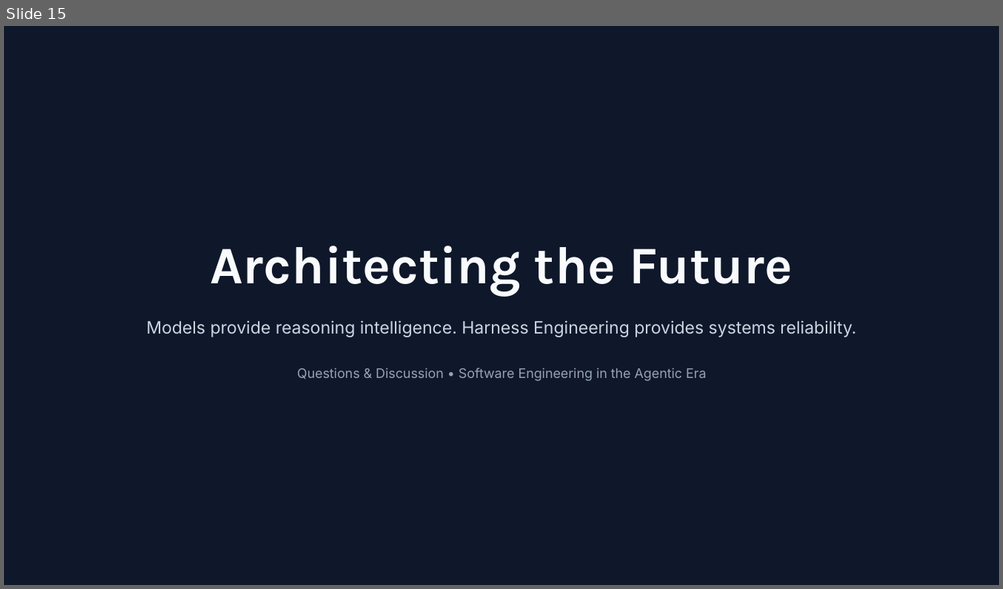
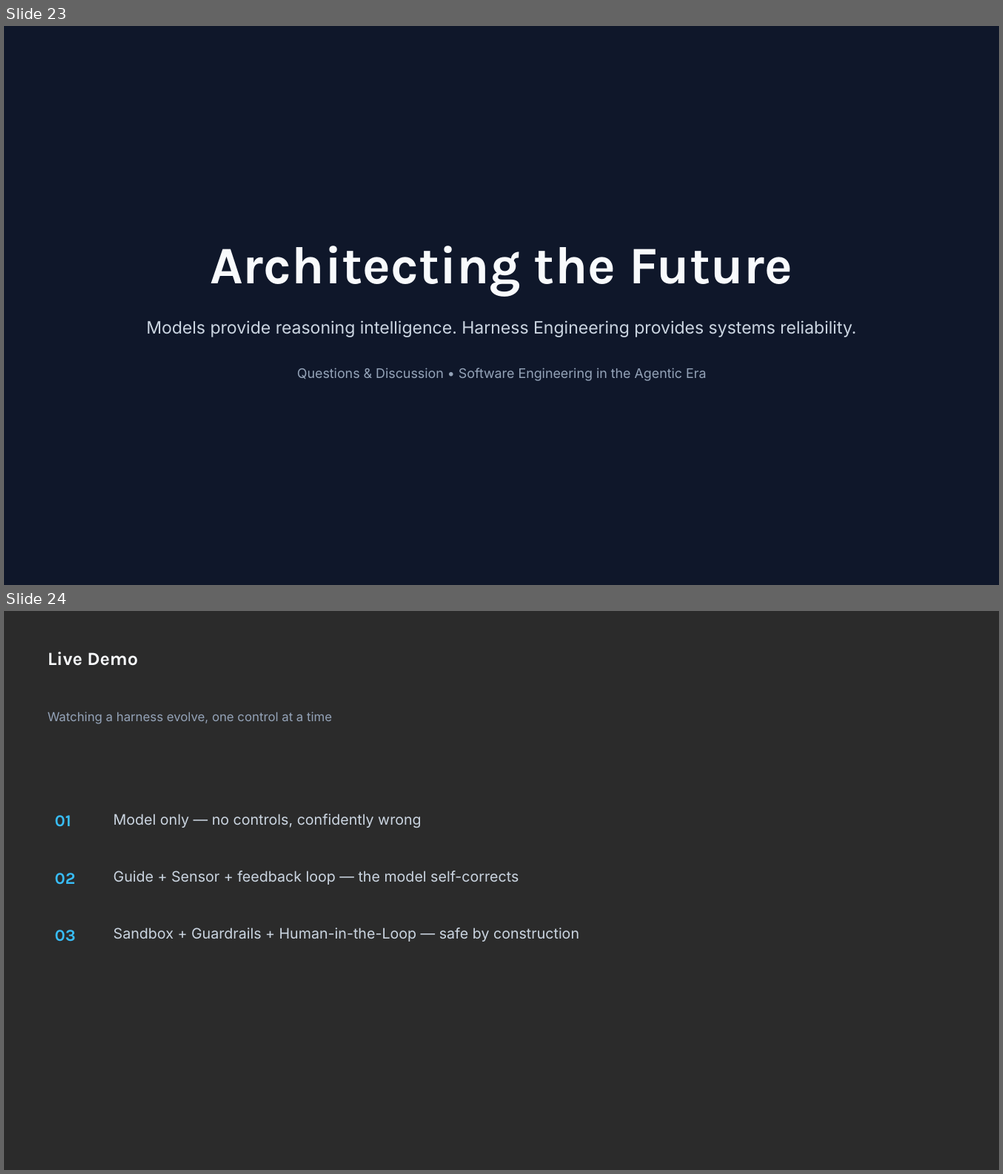
Before and after one commit to balakrishnaakuleti/harness_engineering, a slide deck: Harness Engineering in the Agentic Era (1).pptx. Shown one above the other, each under a label of ours: slide 15 before the commit, slides 23 and 24 after it. The pictures are 1003x589 and 1003x1174 pixels, drawn with LibreOffice and Linux fonts; fonts in the diff are those of the drawing; background and template pictures are left out; a plain dark background stands for a picture behind light text. Boxes give left, top, right and bottom in pixels: in the first picture for what was removed or moved away, otherwise in the second. Text is boxed around its words. In the diff, an @@ line names an element or a change of style, - is before the commit and + after.

```diff
--- a/Harness Engineering in the Agentic Era (1).pptx
+++ b/Harness Engineering in the Agentic Era (1).pptx
@@ slide 24 added at (x1=4, y1=611, x2=999, y2=1170), background picture (left out) @@
@@ text added at (x1=48, y1=652, x2=138, y2=666), 18 pt, text #F8FAFC, bold @@
+Live Demo
@@ text added at (x1=48, y1=712, x2=332, y2=724), 12 pt, text #94A3B8 @@
+Watching a harness evolve, one control at a time
@@ text added at (x1=55, y1=815, x2=71, y2=827), 16 pt, text #38BDF8, bold @@
+01
@@ text added at (x1=114, y1=814, x2=421, y2=828), 14 pt, text #CBD5E1 @@
+Model only — no controls, confidently wrong
@@ text added at (x1=55, y1=873, x2=76, y2=885), 16 pt, text #38BDF8, bold @@
+02
@@ text added at (x1=114, y1=871, x2=518, y2=885), 14 pt, text #CBD5E1 @@
+Guide + Sensor + feedback loop — the model self-corrects
@@ text added at (x1=55, y1=930, x2=76, y2=942), 16 pt, text #38BDF8, bold @@
+03
@@ text added at (x1=114, y1=928, x2=579, y2=942), 14 pt, text #CBD5E1 @@
+Sandbox + Guardrails + Human-in-the-Loop — safe by construction
@@ what was slide 15 is now slide 23 @@
```
Also in this commit, not shown: 1 slide changed, 10 other slides added.
